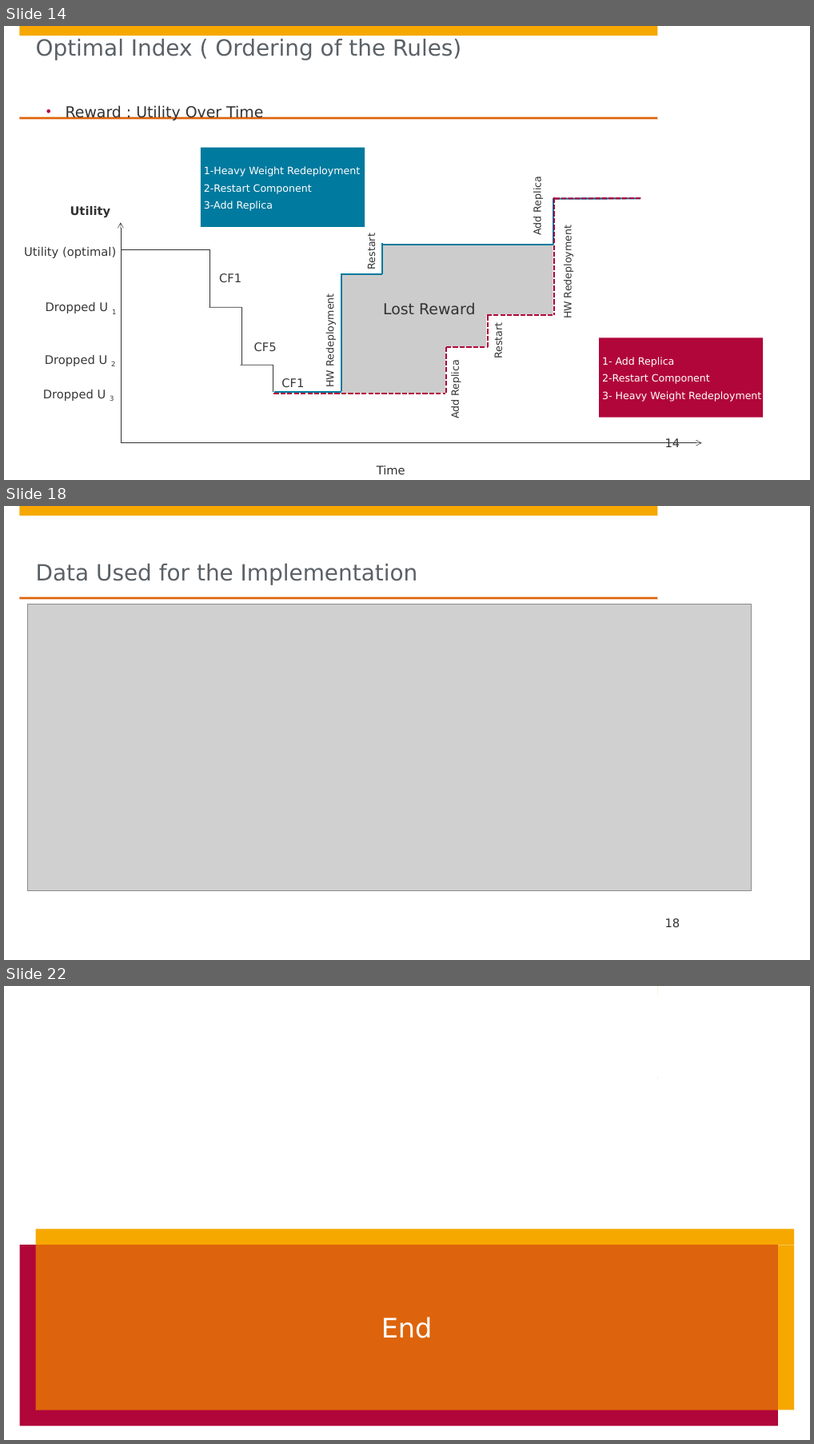
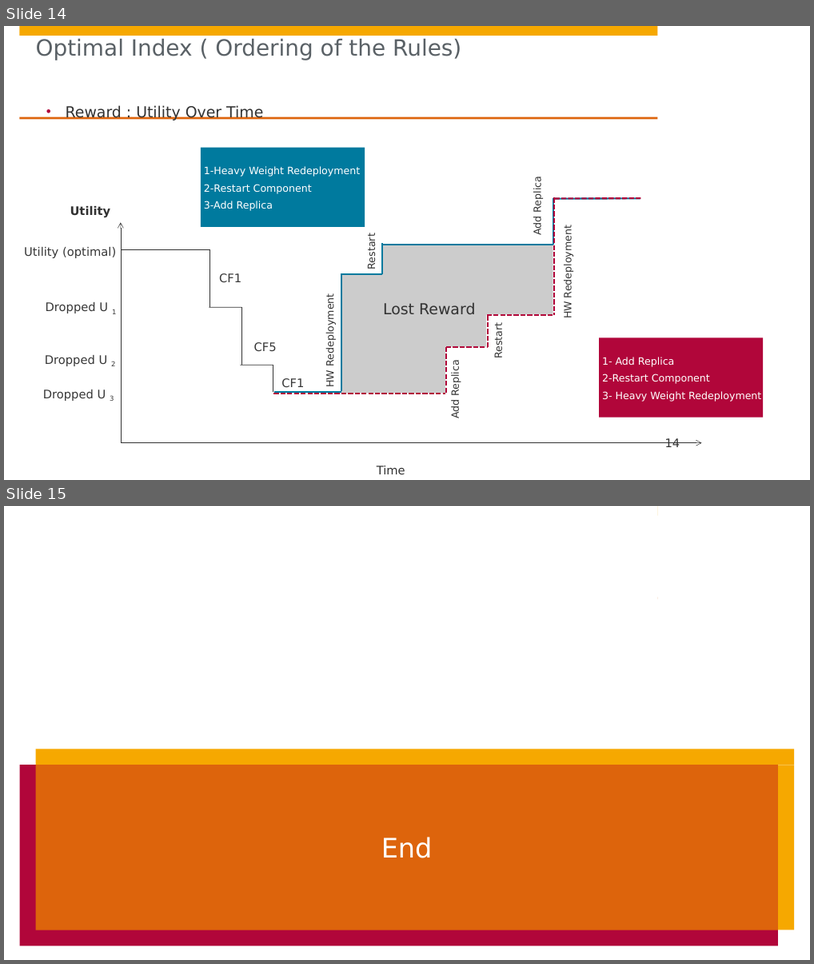
Before and after one commit to Phimanu/MachineLearningControl, a slide deck: requirements/P1. (Full-Measurement States) System Identification and Control Synthesis.pptx. Shown one above the other, each under a label of ours: slides 14, 18 and 22 before the commit, slides 14 and 15 after it; the slides between them are not shown. The pictures are 814x1444 and 814x964 pixels, drawn with LibreOffice and Linux fonts; fonts in the diff are those of the drawing; grey boxes stand for pictures; background and template pictures are left out. Boxes give left, top, right and bottom in pixels: in the first picture for what was removed or moved away, otherwise in the second. Text is boxed around its words. In the diff, an @@ line names an element or a change of style, - is before the commit and + after.

```diff
--- a/requirements/P1. (Full-Measurement States) System Identification and Control Synthesis.pptx
+++ b/requirements/P1. (Full-Measurement States) System Identification and Control Synthesis.pptx
@@ slide 18 removed at box(4, 506, 810, 960), background #FFFFFF; not listed: 3 template elements that a slide beside it also shows @@
@@ title removed at box(36, 564, 418, 585) @@
-Data Used for the Implementation
@@ picture removed at box(27, 604, 752, 890) @@
@@ page number removed at box(666, 918, 681, 927) @@
-18
@@ what was slide 22 is now slide 15 @@
```
Also in this commit, not shown: 6 other slides removed.
